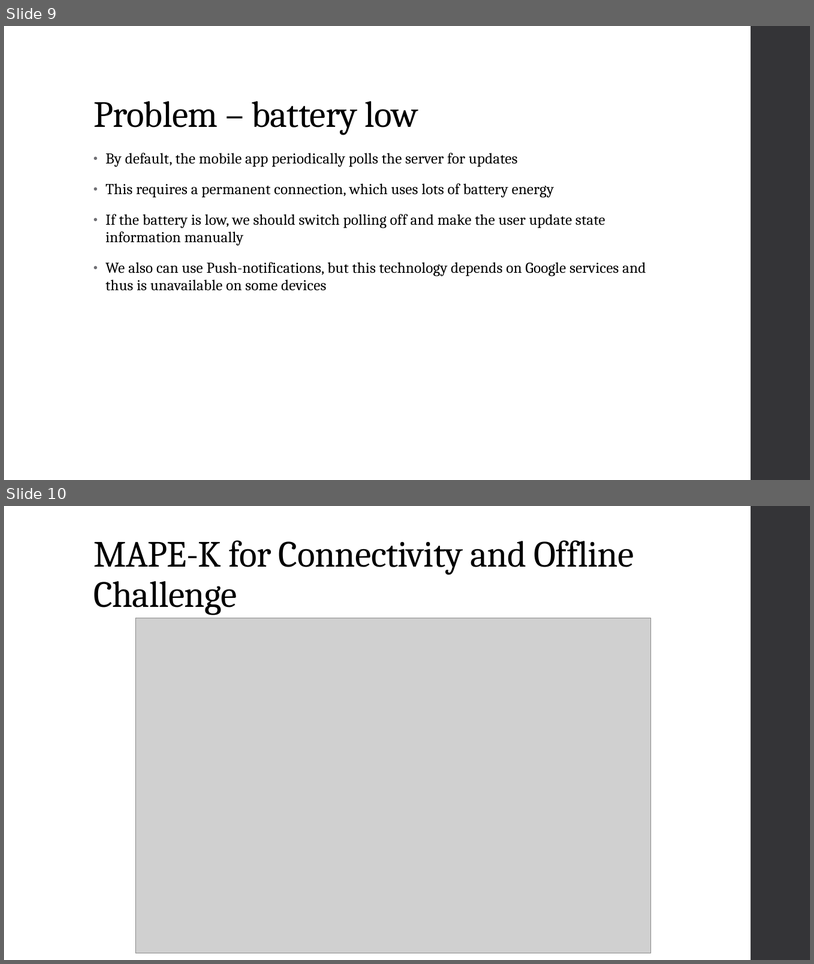
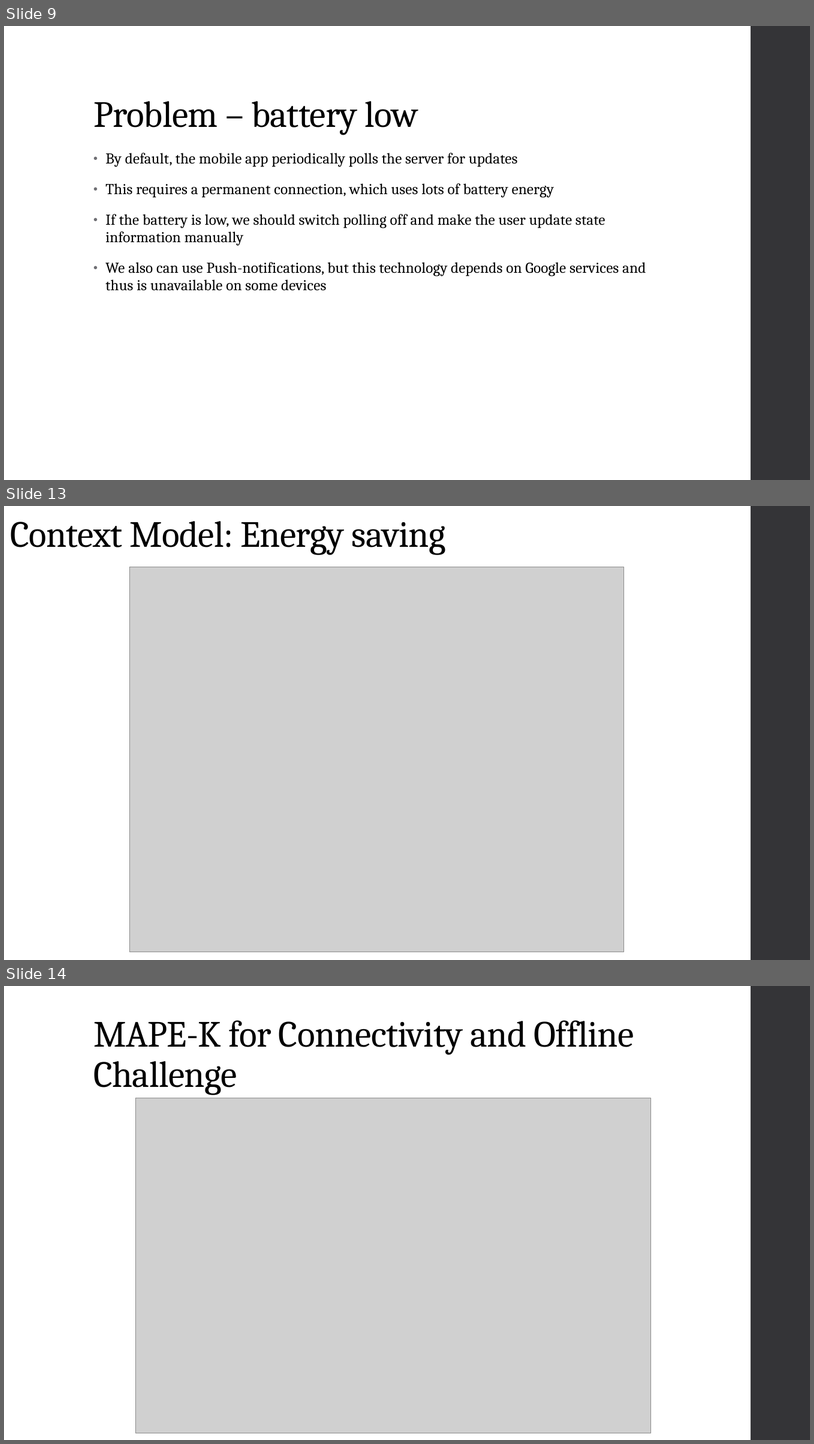
Before and after one commit to DmitryMI/EamaProject, a slide deck: Documentation/Adaptation concepts.pptx. Shown one above the other, each under a label of ours: slides 9 and 10 before the commit, slides 9, 13 and 14 after it; the slides between them are not shown. The pictures are 814x964 and 814x1444 pixels, drawn with LibreOffice and Linux fonts; fonts in the diff are those of the drawing; grey boxes stand for pictures. Boxes give left, top, right and bottom in pixels: in the first picture for what was removed or moved away, otherwise in the second. Text is boxed around its words. In the diff, an @@ line names an element or a change of style, - is before the commit and + after.

```diff
--- a/Documentation/Adaptation concepts.pptx
+++ b/Documentation/Adaptation concepts.pptx
@@ slide 13 added at bbox=[4, 506, 810, 960], background #FFFFFF; not listed: 1 template element that a slide beside it also shows @@
@@ title added at bbox=[10, 521, 446, 555], 44 pt, text #000000 @@
+Context Model: Energy saving
@@ picture added at bbox=[130, 567, 624, 952] @@
@@ what was slide 10 is now slide 14 @@
```
Also in this commit, not shown: 3 other slides added, 8 other files.
